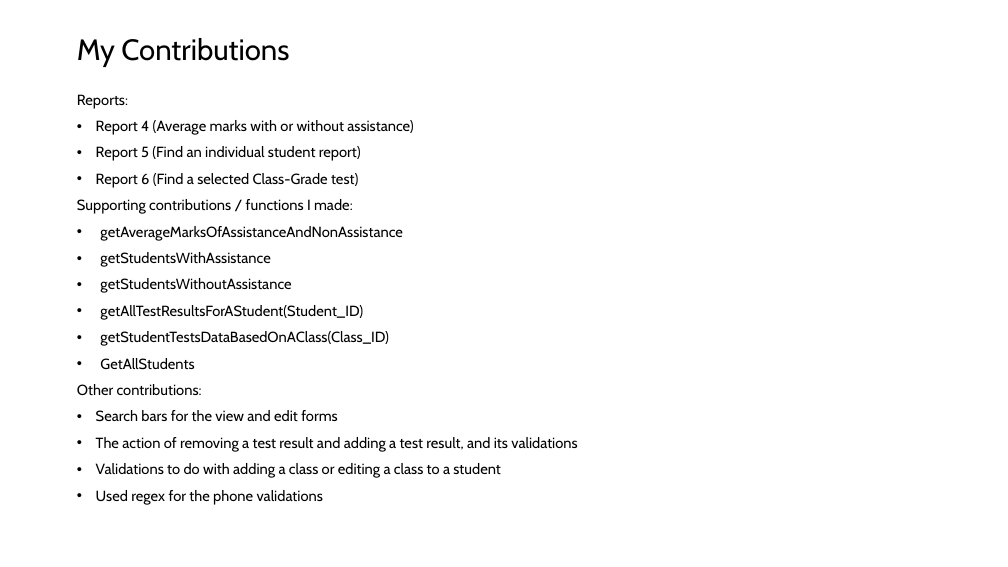
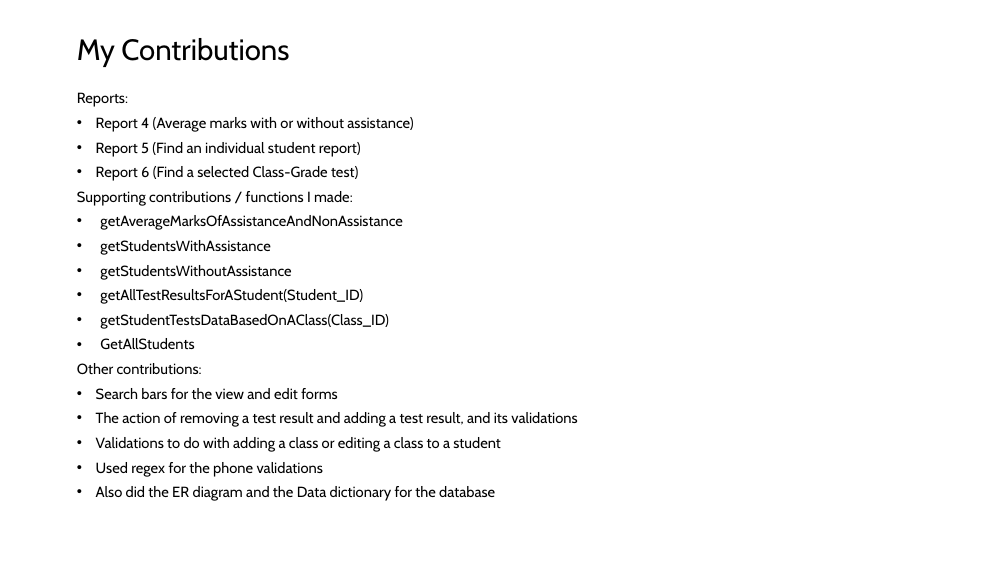
Before and after one commit to JackMagee21/QUB_Coursework_26, a slide deck: slide 2 of 40482879 (Jack)/40482879_Web_Reference_PPT.pptx. Drawn at 1008x567 pixels with LibreOffice and Linux fonts; fonts in the diff are those of the drawing. Boxes give left, top, right and bottom in pixels: in the first picture for what was removed or moved away, otherwise in the second. Text is boxed around its words. In the diff, an @@ line names an element or a change of style, - is before the commit and + after.

```diff
--- a/40482879 (Jack)/40482879_Web_Reference_PPT.pptx
+++ b/40482879 (Jack)/40482879_Web_Reference_PPT.pptx
@@ text at [77, 92, 577, 477]: line spacing 0.9 to 0.8 @@
@@ text at [96, 486, 495, 501]: paragraph added @@
+• Also did the ER diagram and the Data dictionary for the database
```
Also in this commit, not shown: 1 slide added, 1 slide removed, 2 other files.
